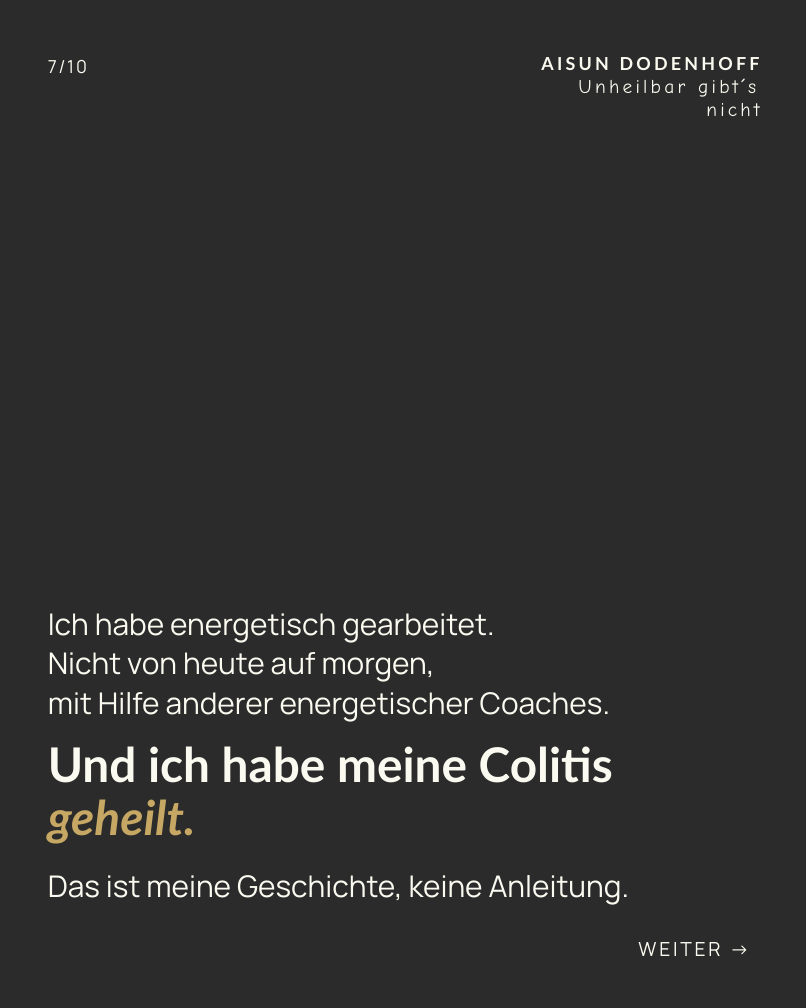
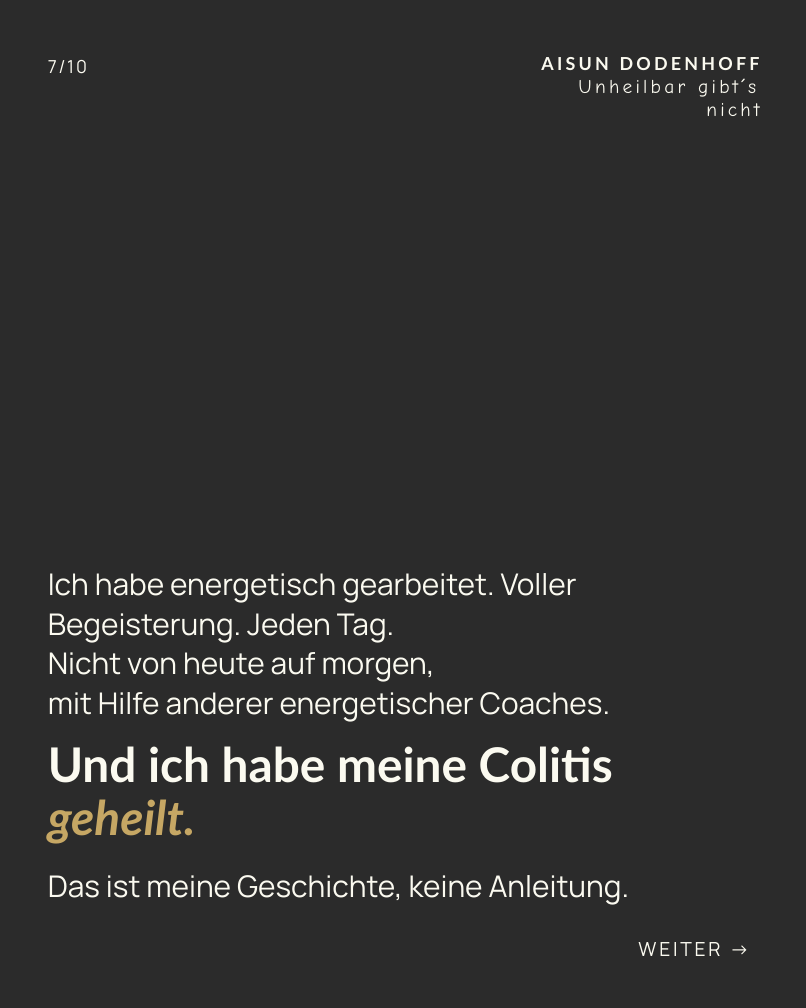
Before and after one commit to AisunD/ceo-table, a slide deck: slide 7 of content/entwuerfe/ueber-mich-story/canva/Karussell-Selbstvorstellung-editierbar.pptx. Drawn at 806x1008 pixels with LibreOffice and Linux fonts; fonts in the diff are those of the drawing; background and template pictures are left out; a plain dark background stands for a picture behind light text. Boxes give left, top, right and bottom in pixels: in the first picture for what was removed or moved away, otherwise in the second. Text is boxed around its words. In the diff, an @@ line names an element or a change of style, - is before the commit and + after.

```diff
--- a/content/entwuerfe/ueber-mich-story/canva/Karussell-Selbstvorstellung-editierbar.pptx
+++ b/content/entwuerfe/ueber-mich-story/canva/Karussell-Selbstvorstellung-editierbar.pptx
@@ text "Ich habe energetisch gearbeitet. Voller ...": place and size @@
-text "Ich habe energetisch gearbeitet. Voller ..." at [48, 613, 610, 722]
+text "Ich habe energetisch gearbeitet. Voller ..." at [48, 573, 610, 722]
@@ text at [48, 573, 577, 643]: text changed @@
-Ich habe energetisch gearbeitet.
+Ich habe energetisch gearbeitet. Voller Begeisterung. Jeden Tag.
```
Also in this commit, not shown: 1 other slide changed, 7 other files.
